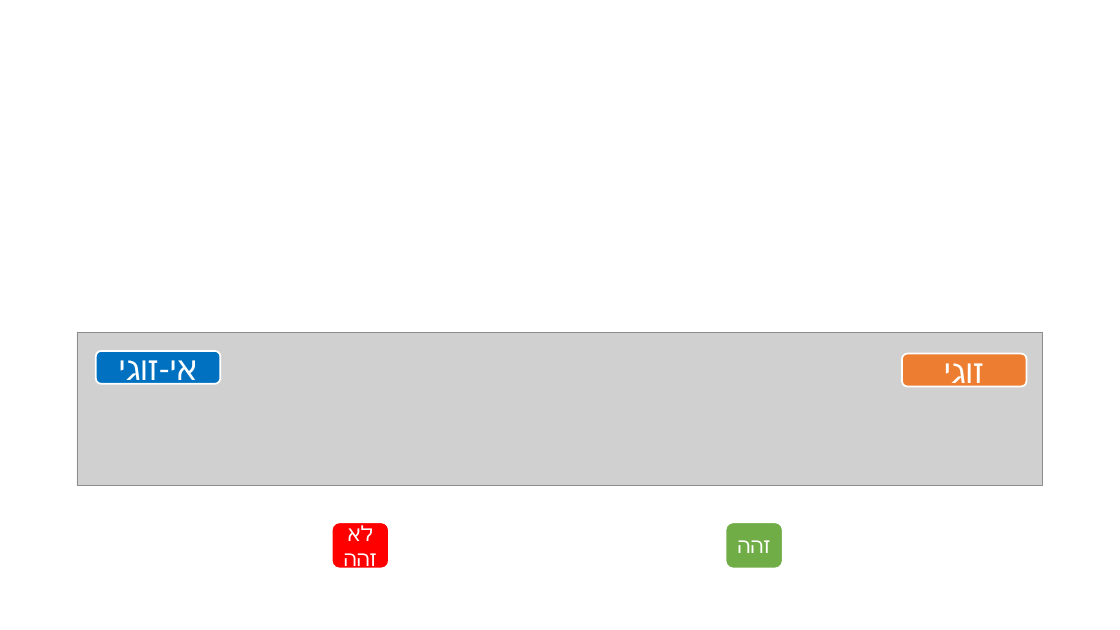
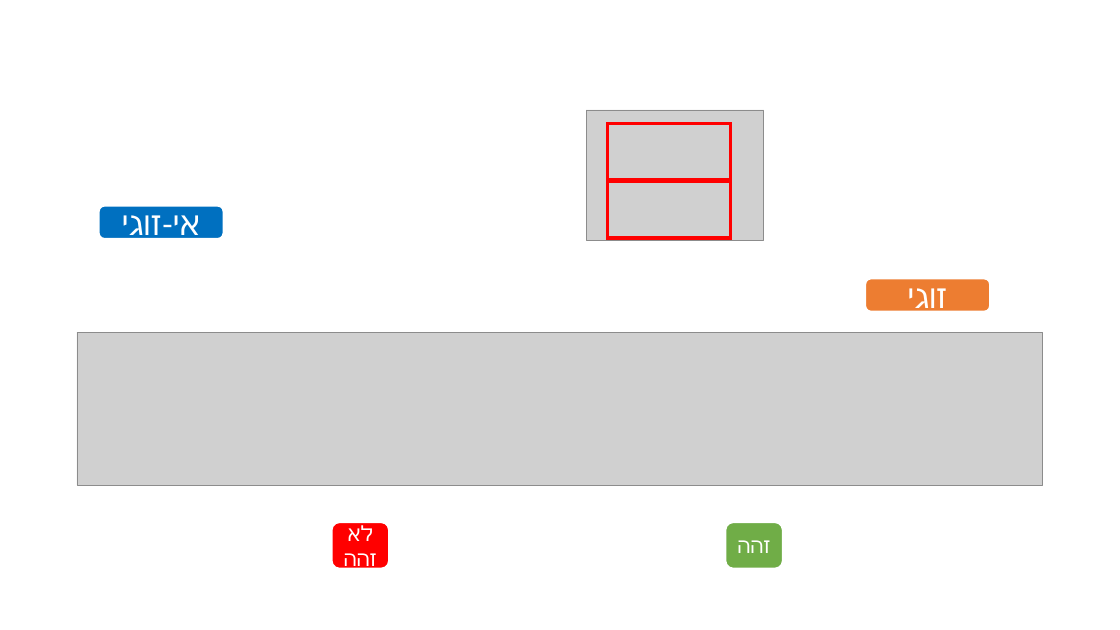
Before and after one commit to TomerOz/stp-project, a slide deck: slide 8 of Instructions_Pictures/Digitnew/DigitInstTomerOmer.pptx. Drawn at 1120x630 pixels with LibreOffice and Linux fonts; fonts in the diff are those of the drawing; grey boxes stand for pictures. Boxes give left, top, right and bottom in pixels: in the first picture for what was removed or moved away, otherwise in the second. Text is boxed around its words. In the diff, an @@ line names an element or a change of style, - is before the commit and + after.

```diff
--- a/Instructions_Pictures/Digitnew/DigitInstTomerOmer.pptx
+++ b/Instructions_Pictures/Digitnew/DigitInstTomerOmer.pptx
@@ picture added at <box>586,110,765,240</box> @@
@@ rectangle added at <box>607,124,731,181</box>, outline #FF0000 3 pt @@
@@ rounded rectangle "אי-זוגי": place and size @@
-rounded rectangle "אי-זוגי" at <box>96,351,220,384</box>
+rounded rectangle "אי-זוגי" at <box>99,206,223,239</box>
@@ rectangle added at <box>607,180,731,238</box>, outline #FF0000 3 pt @@
@@ rounded rectangle "זוגי": place and size @@
-rounded rectangle "זוגי" at <box>902,354,1027,386</box>
+rounded rectangle "זוגי" at <box>865,279,990,312</box>
```
Also in this commit, not shown: 2 other slides changed, 6 other files.
